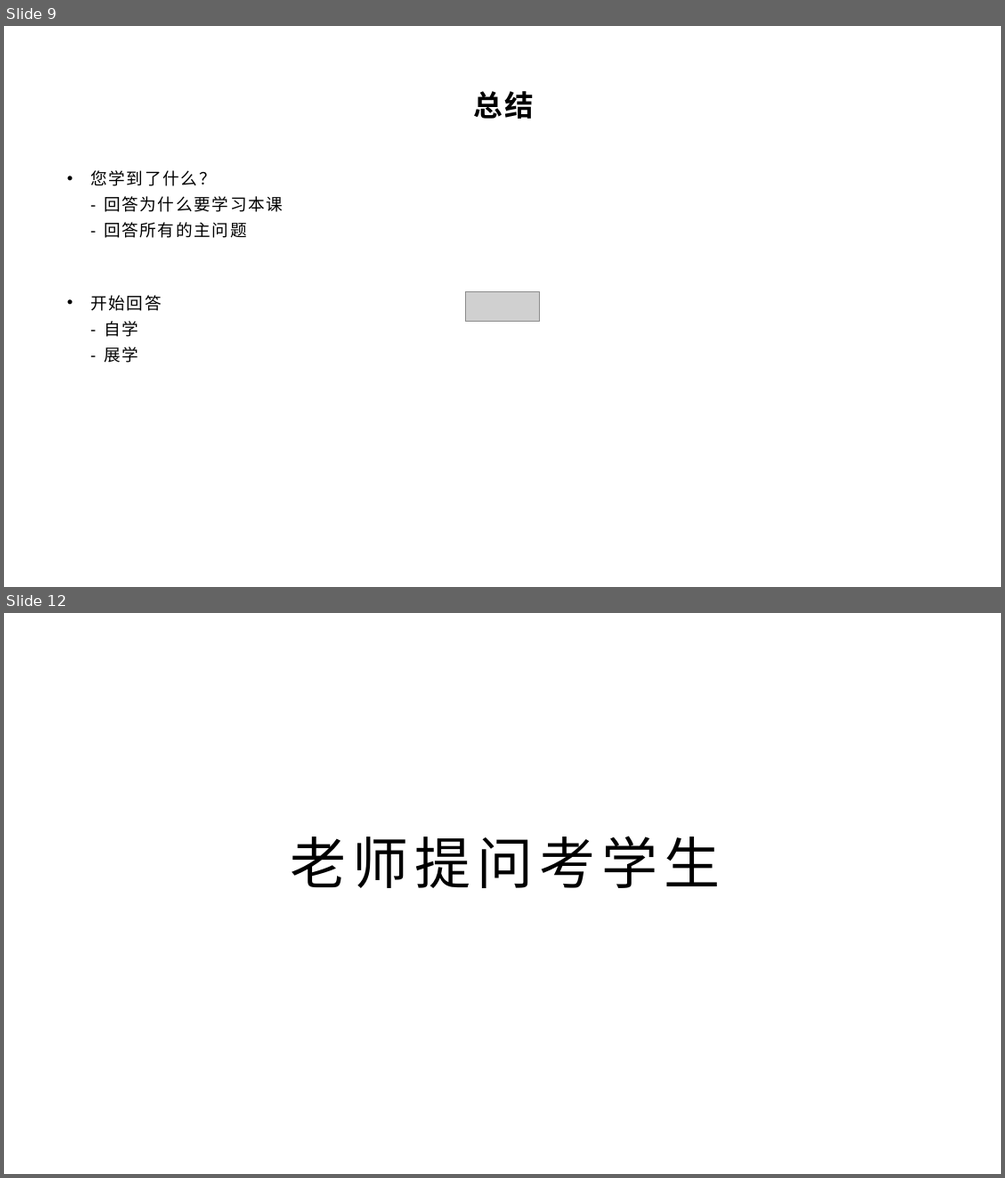
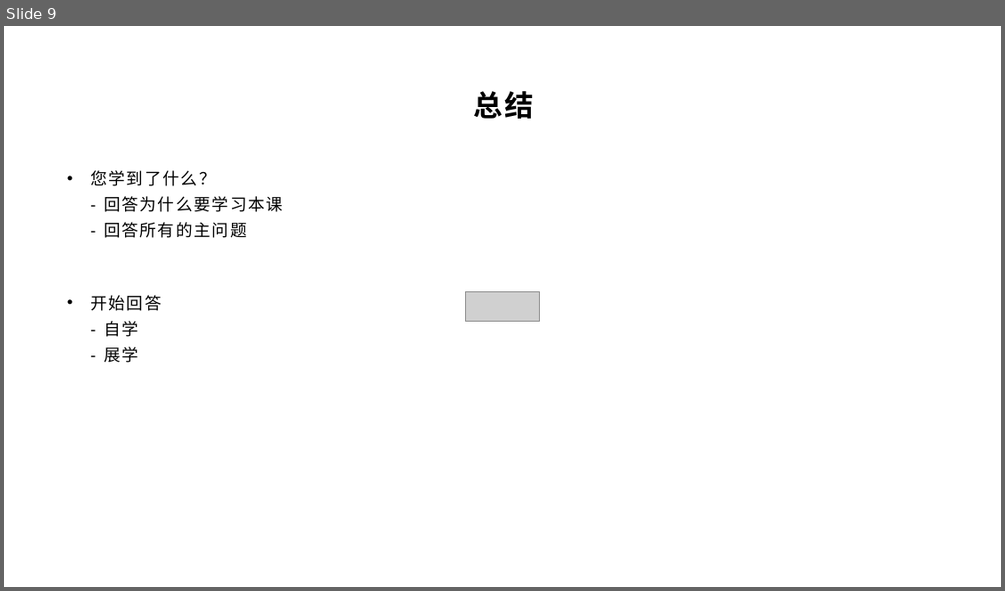
Before and after one commit to Wonder-Technology/SnakeEdu, a slide deck: 模板.pptx. Shown one above the other, each under a label of ours: slides 9 and 12 before the commit, slide 9 after it; the slides between them are not shown. The pictures are 1005x1178 and 1005x591 pixels, drawn with LibreOffice and Linux fonts; fonts in the diff are those of the drawing; grey boxes stand for pictures; background and template pictures are left out. Boxes give left, top, right and bottom in pixels: in the first picture for what was removed or moved away, otherwise in the second. Text is boxed around its words. In the diff, an @@ line names an element or a change of style, - is before the commit and + after.

```diff
--- a/模板.pptx
+++ b/模板.pptx
@@ slide 12 removed at [4,613,1001,1174], background picture (left out) @@
@@ title removed at [291,835,720,888] @@
-老师提问考学生
```
Also in this commit, not shown: 3 slides changed, 1 slide added, 1 other slide removed, 27 other files.
